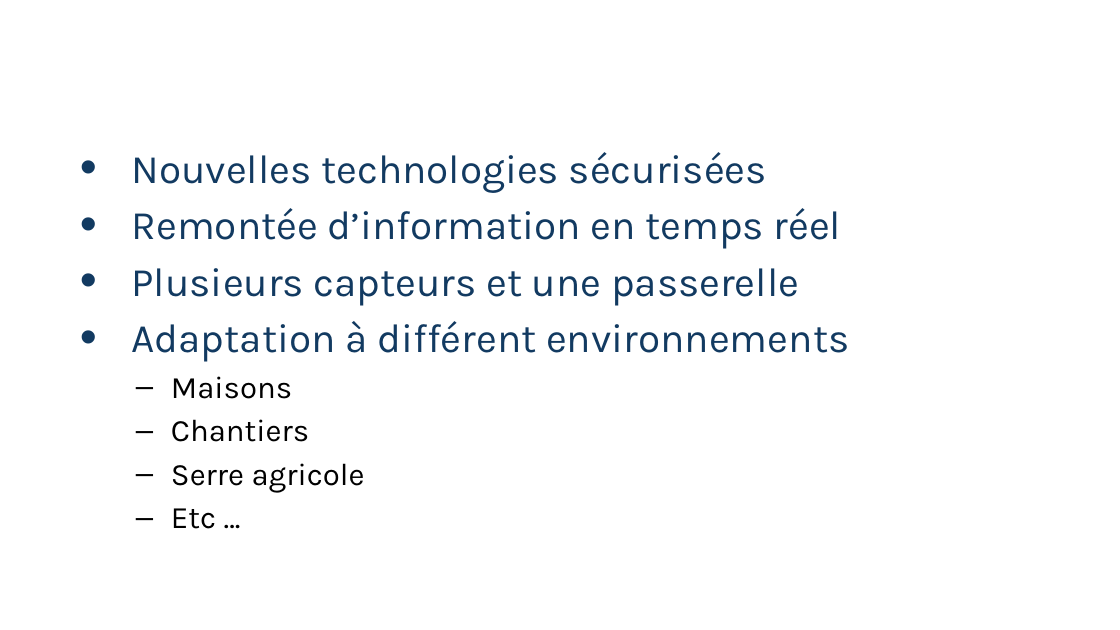
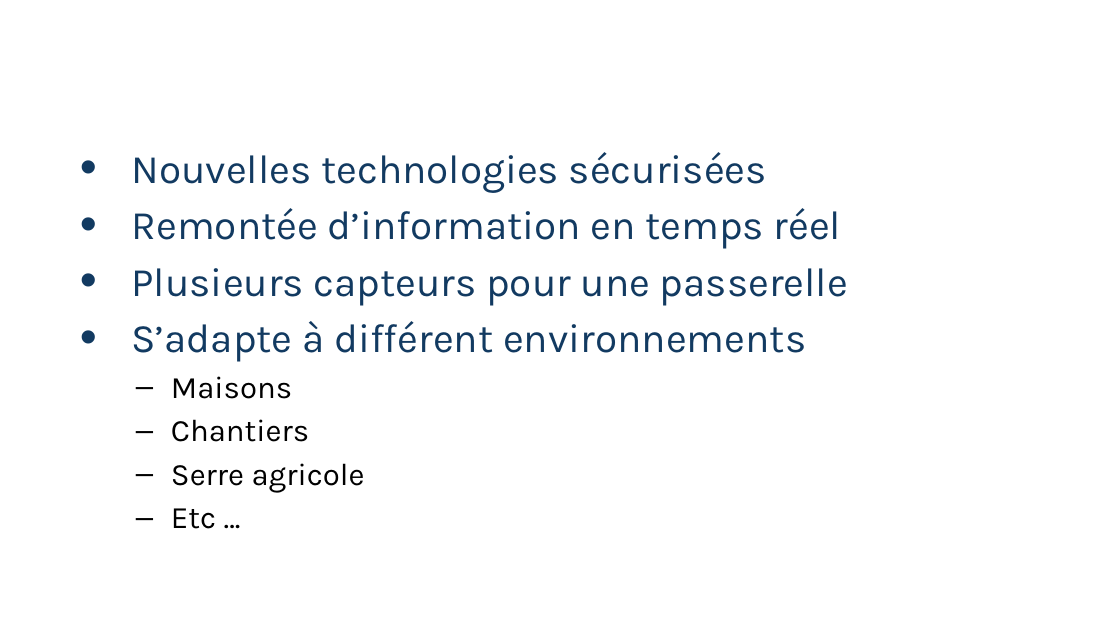
Before and after one commit to DorianThiv/securino, a slide deck: slide 5 of doc/Securnio & Securino Gatway.pptx (slide 4 before the commit). Drawn at 1120x630 pixels with LibreOffice and Linux fonts; fonts in the diff are those of the drawing; background and template pictures are left out. Boxes give left, top, right and bottom in pixels: in the first picture for what was removed or moved away, otherwise in the second. Text is boxed around its words. In the diff, an @@ line names an element or a change of style, - is before the commit and + after.

```diff
--- a/doc/Securnio & Securino Gatway.pptx
+++ b/doc/Securnio & Securino Gatway.pptx
@@ text at (132,268,848,362): text changed @@
-• Plusieurs capteurs et une passerelle
-• Adaptation à différent environnements
+• Plusieurs capteurs pour une passerelle
+• S’adapte à différent environnements
```
Also in this commit, not shown: 7 other slides changed, 4 slides added, 1 slide removed, 2 other files.
